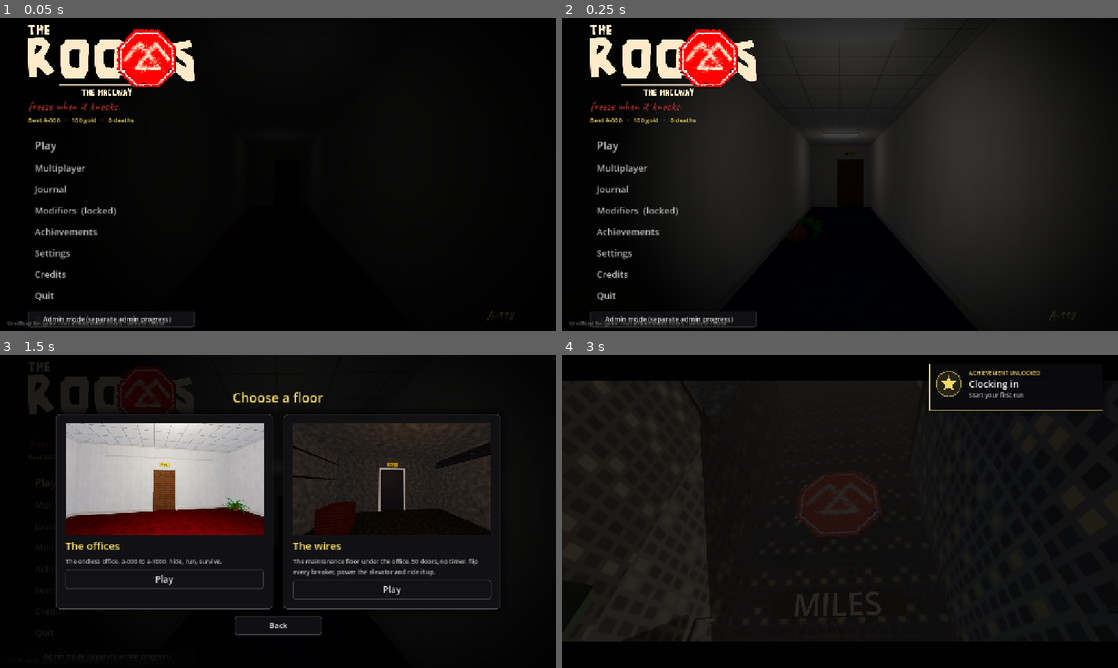
Above: before the commit, frames 1-4 (two rows, left to right).
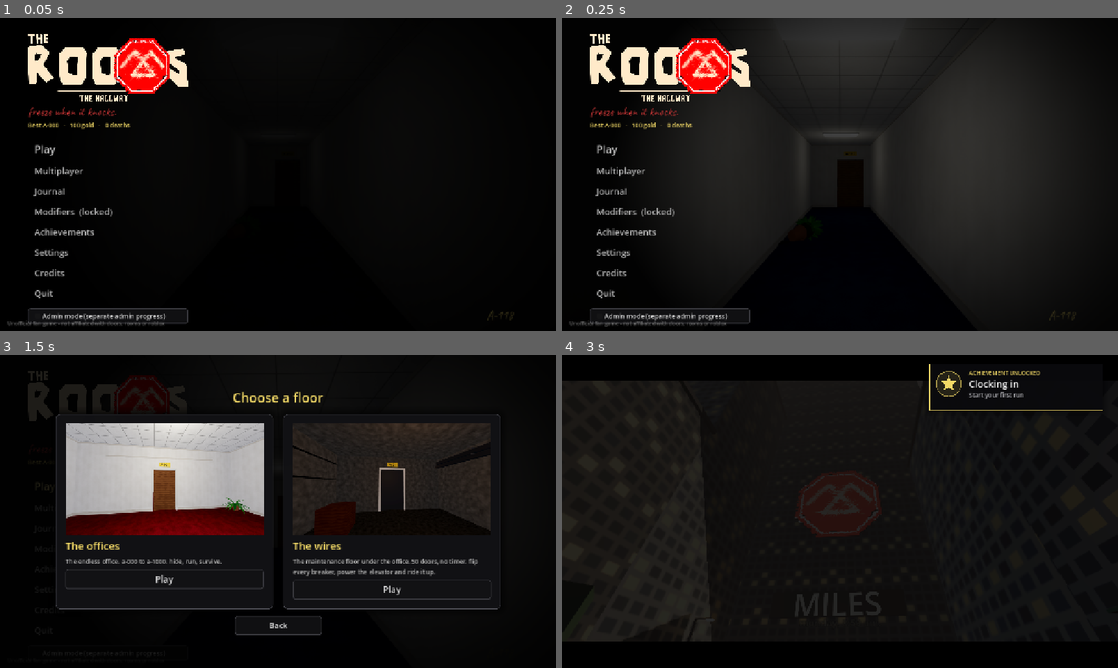
Above: after the commit, the same moments.

Repository: jhu7600codes/dir-projects
Game: Godot game, scene res://scenes/main_menu.tscn
Two runs of this game, one before a commit and one after it. Both use one fixed random seed, a clock stepped at 60 frames per second and the inputs below.
Inputs:
- Up to frame 1 (0.05 s): no input
- Up to frame 2 (0.25 s): no input
- Up to frame 3 (1.5 s): click "Play" at 0.5 s; click "› Play" at 1.25 s
- Up to frame 4 (3 s): click "Play" at 2 s; click "Play" at 2.75 s

The runs differ from the first frame. In frame 1, 5.5% of the frame differs, in the area x 5-35%, y 2-100%; in frame 2, 5.5%; in frame 3, 1.2%; in frame 4, nothing differs.

Commit message:
Main menu fits the screen above the footer line
Co-Authored-By: Claude Opus 5.5 <noreply@anthropic.com>
Claude-Session: https://claude.ai/code/session_0199qGiBZCTPzV4D1wckxNrd

Diff:
--- a/rooms/scripts/ui/main_menu.gd
+++ b/rooms/scripts/ui/main_menu.gd
@@ -275,12 +275,18 @@
 ## if the menu is still taller than the screen (more buttons, a short window), shrink it
 ## to fit instead of letting the logo and the admin toggle fall off the edges
 func _fit_menu(col: Control) -> void:
-	var h := get_viewport_rect().size.y
+	# the menu lives above the "unofficial fan game" line at the bottom, and shrinks when
+	# it doesn't fit (phones, short windows) instead of running into it
+	const FOOT := 44.0
+	col.offset_top = 8
+	col.offset_bottom = -FOOT
+	var h := get_viewport_rect().size.y - FOOT - 8.0
 	var need := col.get_combined_minimum_size().y
-	if need > h - 24.0:
-		var k := (h - 24.0) / need
-		col.scale = Vector2(k, k)
-		col.pivot_offset = Vector2(0, h / 2.0)
+	var k := minf(1.0, h / maxf(1.0, need))
+	col.scale = Vector2(k, k)
+	col.pivot_offset = Vector2(0, h / 2.0)
+	if not get_viewport().size_changed.is_connected(_fit_menu):
+		get_viewport().size_changed.connect(_fit_menu.bind(col))
 
 
 func _pick_floor() -> void:
